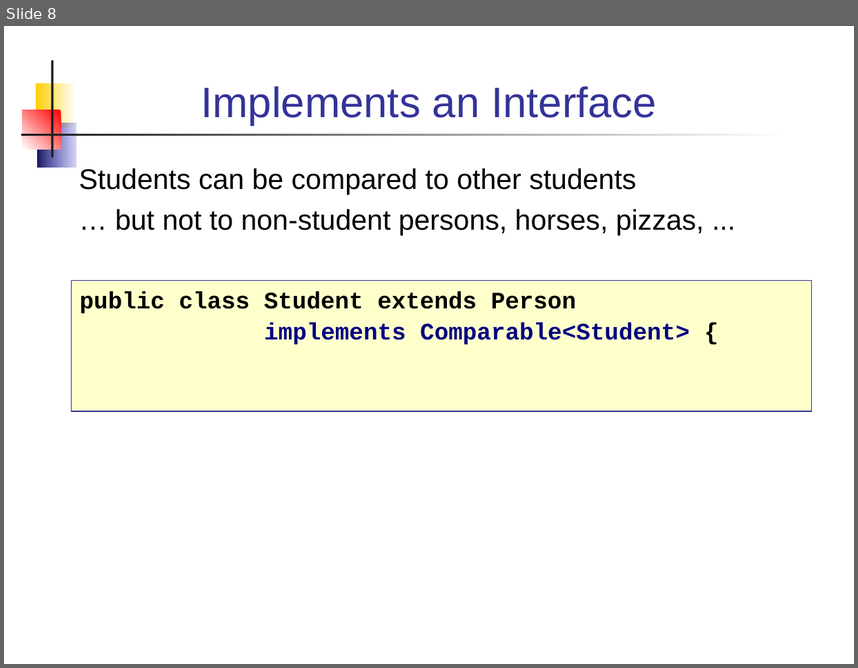
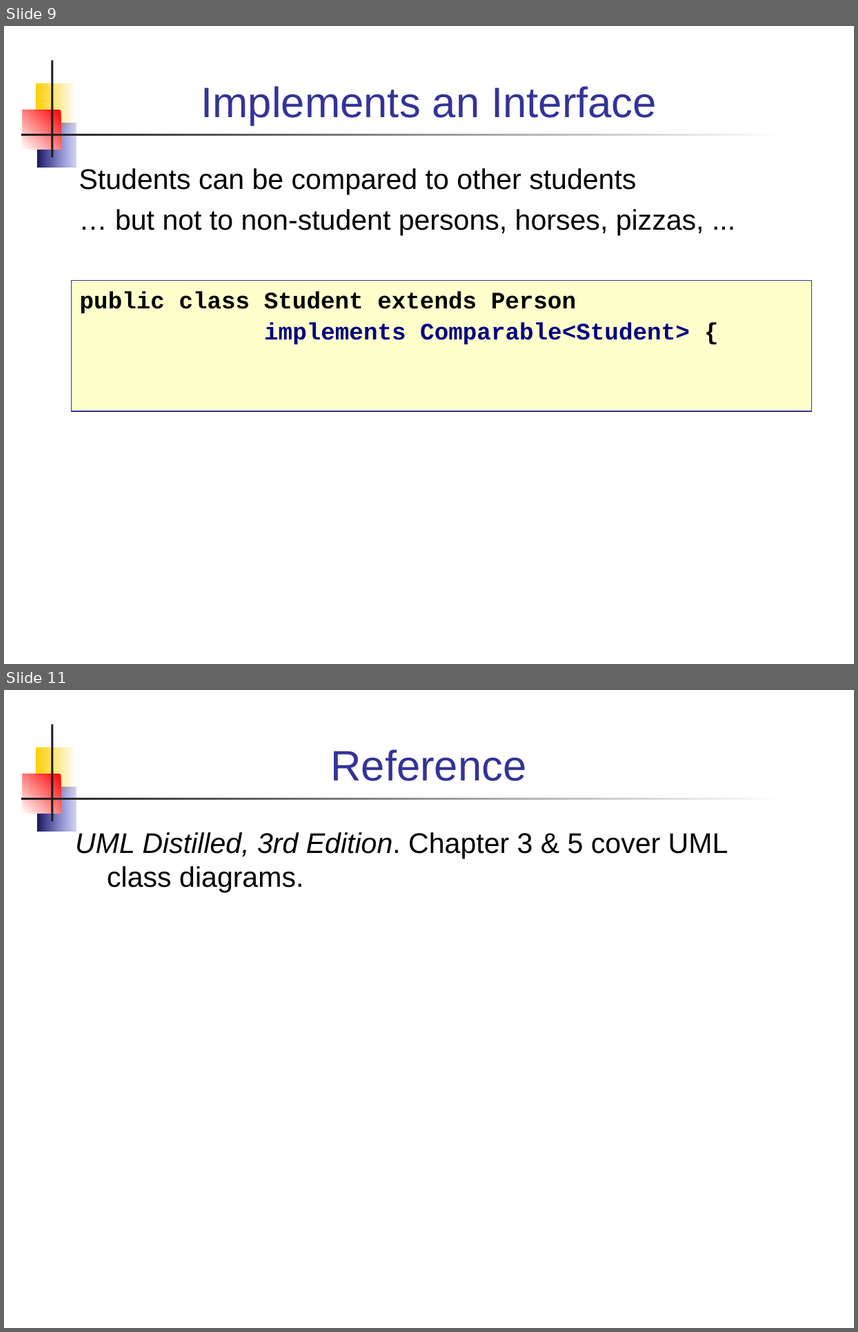
Before and after one commit to skeoop/skeoop.github.io, a slide deck: week2/4-UML Class Diagram.ppt. Shown one above the other, each under a label of ours: slide 8 before the commit, slides 9 and 11 after it; the slides between them are not shown. The pictures are 858x668 and 858x1332 pixels, drawn with LibreOffice and Linux fonts; fonts in the diff are those of the drawing. Boxes give left, top, right and bottom in pixels: in the first picture for what was removed or moved away, otherwise in the second. Text is boxed around its words. In the diff, an @@ line names an element or a change of style, - is before the commit and + after.

```diff
--- a/week2/4-UML Class Diagram.ppt
+++ b/week2/4-UML Class Diagram.ppt
@@ slide 11 added at (4, 690, 854, 1328), background #FFFFFF; not listed: 5 template elements that a slide beside it also shows @@
@@ title added at (330, 749, 526, 781), 36 pt, text #333399 @@
+Reference
@@ text added at (75, 830, 728, 892), 24 pt, text #000000 @@
+UML Distilled, 3rd Edition. Chapter 3 & 5 cover UML class diagrams.
@@ what was slide 8 is now slide 9 @@
```
Also in this commit, not shown: 2 slides changed, 2 other slides added, 14 other files.
